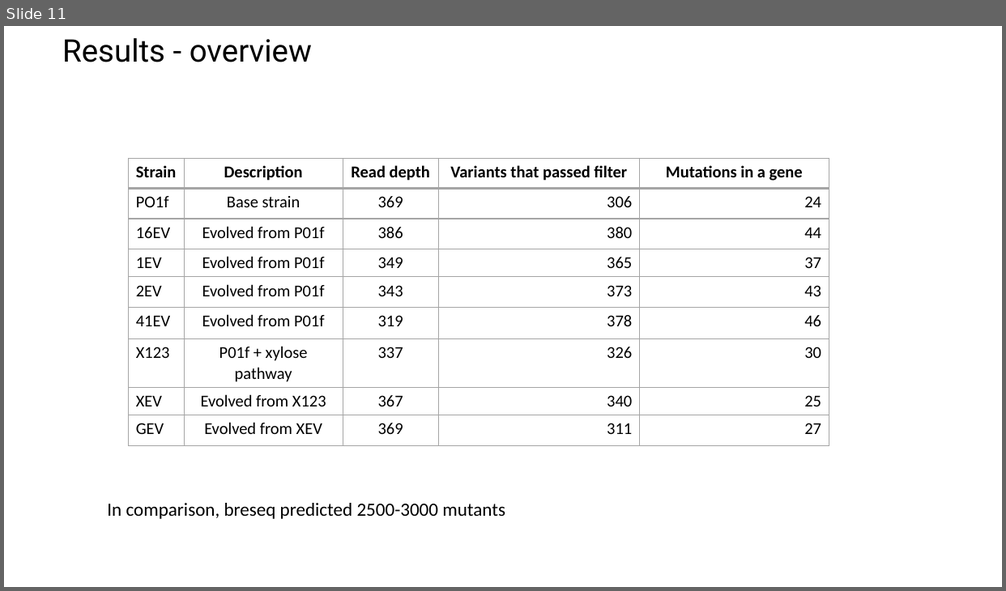
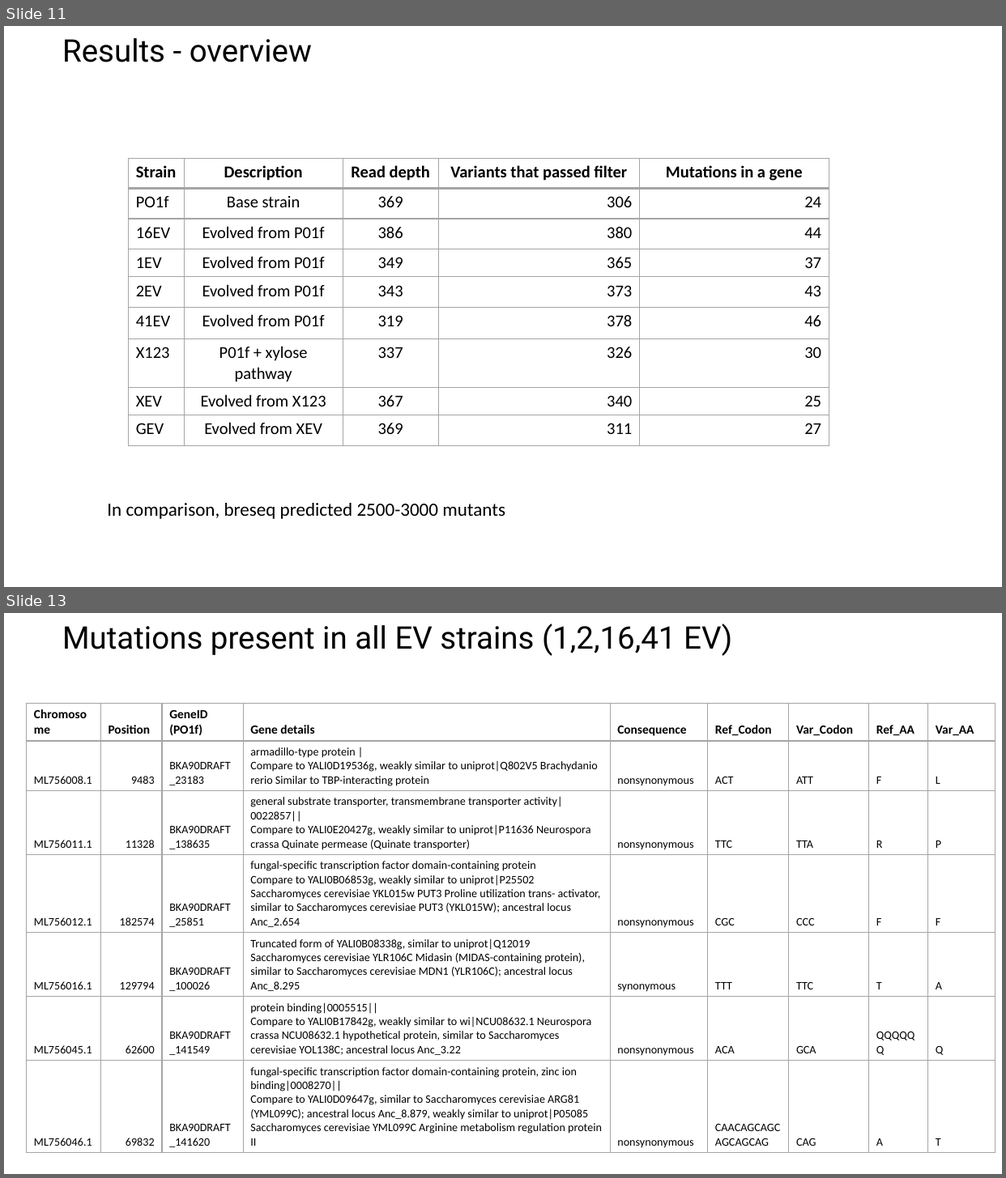
Before and after one commit to raogroupuiuc/yl_variantcalling, a slide deck: 20210511 Update - DNAseq YL.pptx. Shown one above the other, each under a label of ours: slide 11 before the commit, slides 11 and 13 after it; the slides between them are not shown. The pictures are 1006x591 and 1006x1178 pixels, drawn with LibreOffice and Linux fonts; fonts in the diff are those of the drawing; background and template pictures are left out. Boxes give left, top, right and bottom in pixels: in the first picture for what was removed or moved away, otherwise in the second. Text is boxed around its words. In the diff, an @@ line names an element or a change of style, - is before the commit and + after.

Commit message:
added mutation location in CDS and updated ppt

```diff
--- a/20210511 Update - DNAseq YL.pptx
+++ b/20210511 Update - DNAseq YL.pptx
@@ slide 13 added at (x1=4, y1=613, x2=1002, y2=1174), background picture (left out) @@
@@ title added at (x1=62, y1=624, x2=732, y2=656), 30 pt, text #000000 @@
+Mutations present in all EV strains (1,2,16,41 EV)
@@ table added at (x1=27, y1=703, x2=995, y2=1152), 7 rows, 9 columns @@
+Chromosome | Position | GeneID (PO1f) | Gene details | Consequence | Ref_Codon | Var_Codon | Ref_AA | Var_AA
+ML756008.1 | 9483 | BKA90DRAFT_23183 | armadillo-type protein | / Compare to YALI0D19536g, weakly similar to uniprot|Q802V5 Brachydanio rerio Similar to TBP-interacting protein | nonsynonymous | ACT | ATT | F | L
+ML756011.1 | 11328 | BKA90DRAFT_138635 | general substrate transporter, transmembrane transporter activity|0022857|| / Compare to YALI0E20427g, weakly similar to uniprot|P11636 Neurospora crassa Quinate permease (Quinate transporter) | nonsynonymous | TTC | TTA | R | P
+ML756012.1 | 182574 | BKA90DRAFT_25851 | fungal-specific transcription factor domain-containing protein / Compare to YALI0B06853g, weakly similar to uniprot|P25502 Saccharomyces cerevisiae YKL015w PUT3 Proline utilization trans- activator, similar to Saccharomyces cerevisiae PUT3 (YKL015W); ancestral locus Anc_2.654 | nonsynonymous | CGC | CCC | F | F
+ML756016.1 | 129794 | BKA90DRAFT_100026 | Truncated form of YALI0B08338g, similar to uniprot|Q12019 Saccharomyces cerevisiae YLR106C Midasin (MIDAS-containing protein), similar to Saccharomyces cerevisiae MDN1 (YLR106C); ancestral locus Anc_8.295 | synonymous | TTT | TTC | T | A
+ML756045.1 | 62600 | BKA90DRAFT_141549 | protein binding|0005515|| / Compare to YALI0B17842g, weakly similar to wi|NCU08632.1 Neurospora crassa NCU08632.1 hypothetical protein, similar to Saccharomyces cerevisiae YOL138C; ancestral locus Anc_3.22 | nonsynonymous | ACA | GCA | QQQQQQ | Q
+ML756046.1 | 69832 | BKA90DRAFT_141620 | fungal-specific transcription factor domain-containing protein, zinc ion binding|0008270|| / Compare to YALI0D09647g, similar to Saccharomyces cerevisiae ARG81 (YML099C); ancestral locus Anc_8.879, weakly similar to uniprot|P05085 Saccharomyces cerevisiae YML099C Arginine metabolism regulation protein II | nonsynonymous | CAACAGCAGCAGCAGCAG | CAG | A | T
```
Also in this commit, not shown: 9 other slides added, 1 slide removed, 1 other file.
